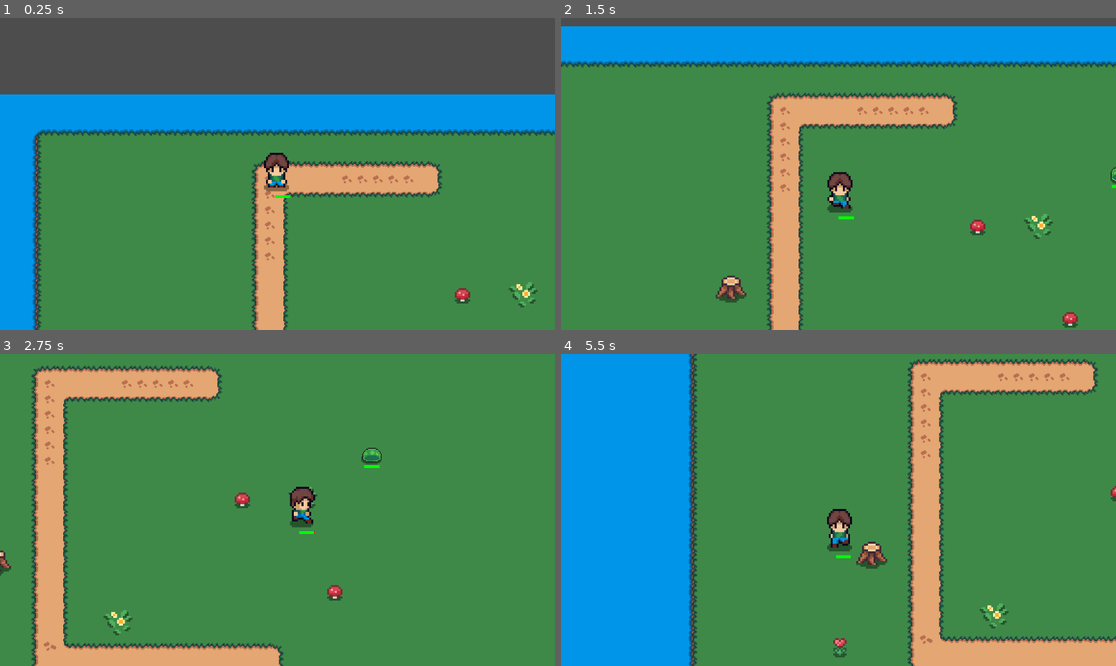
Above: before the commit, frames 1-4 (two rows, left to right).
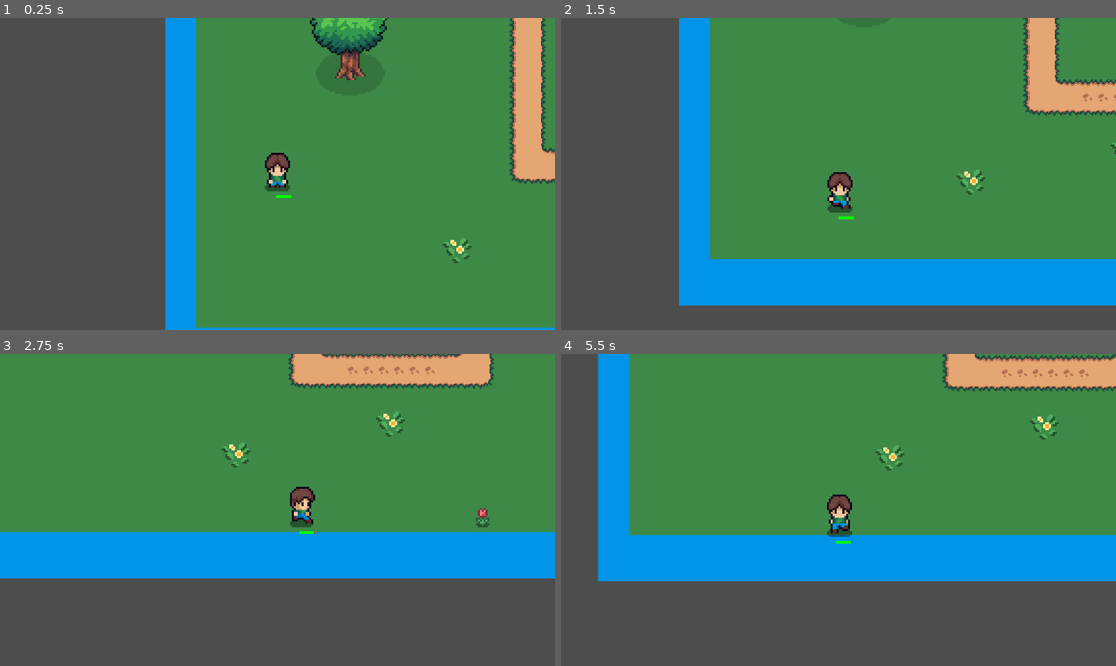
Above: after the commit, the same moments.

Repository: yi2003/godotTopDownActionGame
Game: Godot game, scene res://assets/scenes/main.tscn
Same seed, same stepped clock (60 frames per second), same inputs: the game is played once before the commit and once after it. Before the commit the project starts from res://assets/scenes/level_3.tscn.
Inputs:
- Up to frame 1 (0.25 s): no input
- Up to frame 2 (1.5 s): tap Enter (ui_accept) at 0.5, 0.77 s; hold Right (ui_right) 0.53-1.28 s; hold Down (ui_down) from 1.28 s (still down)
- Up to frame 3 (2.75 s): tap Enter (ui_accept) at 1.52 s; release Down (ui_down) at 2.03 s; hold Right (ui_right) from 2.03 s (still down)
- Up to frame 4 (5.5 s): release Right (ui_right) at 2.78 s; hold Up (ui_up) 2.78-3.53 s; tap Enter (ui_accept) at 3.02, 3.77, 4.52 s; hold Left (ui_left) 3.53-5.03 s; hold Down (ui_down) from 5.03 s (still down)

The runs differ from the first frame. In frame 1, 60% of the frame differs, in the area x 0-100%, y 0-100%; in frame 2, 62%; in frame 3, 54%; in frame 4, 57%.

Commit message:
Fix: preserve player health across level transitions
- Add PlayerData autoload singleton to persist health and direction
- Update player to read/write stats from PlayerData
- Fix level_2 exit to transition to level_3 instead of level_1
- Reset health on death and restart from level_1

Co-Authored-By: Claude Opus 4.6 <noreply@anthropic.com>

Diff:
--- a/assets/scenes/level_2.tscn
+++ b/assets/scenes/level_2.tscn
@@ -6,7 +6,7 @@
 
 [node name="LevelRoot" unique_id=1540179368 instance=ExtResource("1_01qu3")]
 script = ExtResource("3_lvl2_script")
-next_level_path = "res://assets/scenes/level_1.tscn"
+next_level_path = "res://assets/scenes/level_3.tscn"
 
 [node name="TileMapLayer_Terrian" parent="." index="0" unique_id=1714768524]
 tile_map_data = PackedByteArray("AAAAAAwAAgABAAEAAAAAAA0AAgABAAEAAAAAAA4AAgABAAEAAAABAAwAAgABAAEAAAABAA0AAgABAAEAAAABAA …(68896 unchanged characters)…
--- a/assets/scripts/player.gd
+++ b/assets/scripts/player.gd
@@ -7,10 +7,10 @@
 @onready var camera = $Camera2D
 
 const SPEED = 300.0
-var last_direction = Vector2(0, 1)
+var last_direction = PlayerData.last_direction
 var is_attacking = false
-var health = 100
-var max_health = 100
+var health = PlayerData.health
+var max_health = PlayerData.max_health
 var is_dead = false
 var is_invincible = false
 var invincibility_duration = 0.5
@@ -22,6 +22,7 @@
 	print("Player parent: ", get_parent().name if get_parent() else "null")
 	print("Player path: ", get_path())
 	add_to_group("player")
+	# Health and max_health are already synced from PlayerData via var initialization
 	if health_bar:
 		health_bar.max_value = max_health
 		health_bar.value = health
@@ -70,7 +71,10 @@
 			else:
 				animated_sprite.play("idle_right")
 
-	move_and_slide()
+		# Persist direction for next level
+		PlayerData.last_direction = last_direction
+
+		move_and_slide()
 
 func perform_attack():
 	is_attacking = true
@@ -164,6 +168,8 @@
 		return
 	is_invincible = true
 	health -= damage_amount
+	# Persist health
+	PlayerData.health = health
 	if health_bar:
 		health_bar.value = health
 	print("Player took damage! Health: ", health)
@@ -180,5 +186,8 @@
 	velocity = Vector2.ZERO
 	animated_sprite.play("die")
 	await animated_sprite.animation_finished
-	# Reset to main menu or respawn
-	get_tree().change_scene_to_file("res://assets/scenes/level_root.tscn")
+	# Reset stats for the next attempt
+	PlayerData.health = PlayerData.max_health
+	PlayerData.last_direction = Vector2(0, 1)
+	# Restart from level 1
+	get_tree().change_scene_to_file("res://assets/scenes/level_1.tscn")
--- /dev/null
+++ b/assets/scripts/player_data.gd
@@ -0,0 +1,12 @@
+extends Node
+
+# PlayerData singleton - persists across scene changes
+# Stores all player stats that should survive level transitions
+
+var health: int = 100
+var max_health: int = 100
+var last_direction: Vector2 = Vector2(0, 1)
+
+func reset():
+	health = max_health
+	last_direction = Vector2(0, 1)
--- a/project.godot
+++ b/project.godot
@@ -11,9 +11,13 @@
 [application]
 
 config/name="新建游戏项目"
-run/main_scene="uid://d2ciunb74sdka"
+run/main_scene="uid://0t1273bdund4"
 config/features=PackedStringArray("4.6", "Forward Plus")
 config/icon="res://icon.svg"
+
+[autoload]
+
+PlayerData="*res://assets/scripts/player_data.gd"
 
 [physics]
 
